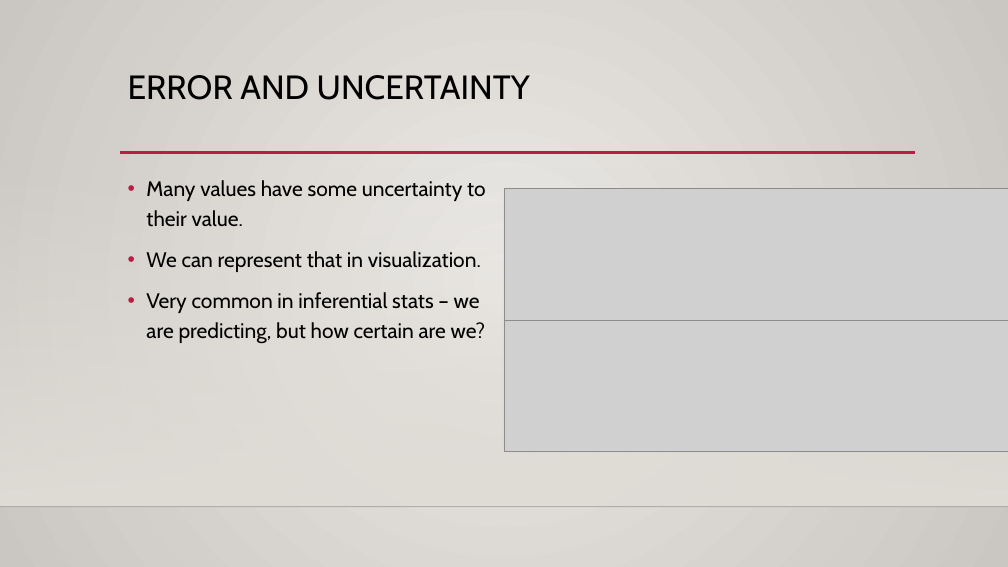
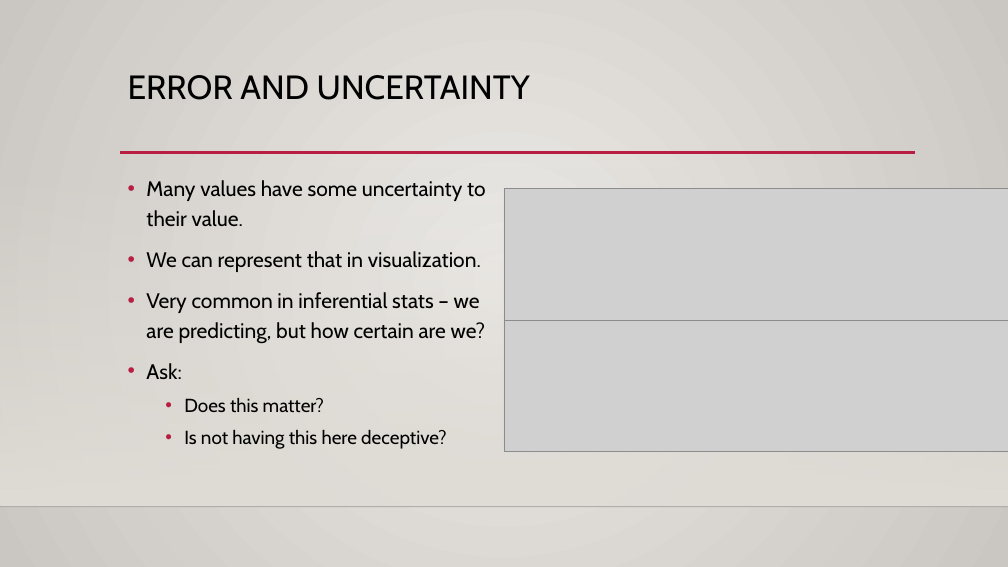
Before and after one commit to AkeemSemper/ml_datasets, a slide deck: slide 30 of slides/chapter_5.pptx (slide 28 before the commit). Drawn at 1008x567 pixels with LibreOffice and Linux fonts; fonts in the diff are those of the drawing; grey boxes stand for pictures; background and template pictures are left out. Boxes give left, top, right and bottom in pixels: in the first picture for what was removed or moved away, otherwise in the second. Text is boxed around its words. In the diff, an @@ line names an element or a change of style, - is before the commit and + after.

```diff
--- a/slides/chapter_5.pptx
+++ b/slides/chapter_5.pptx
@@ text at <box>146,363,447,449</box>: paragraphs added @@
+• Ask:
+  • Does this matter?
+  • Is not having this here deceptive?
```
Also in this commit, not shown: 14 other slides changed, 2 slides added, 1 slide removed.
